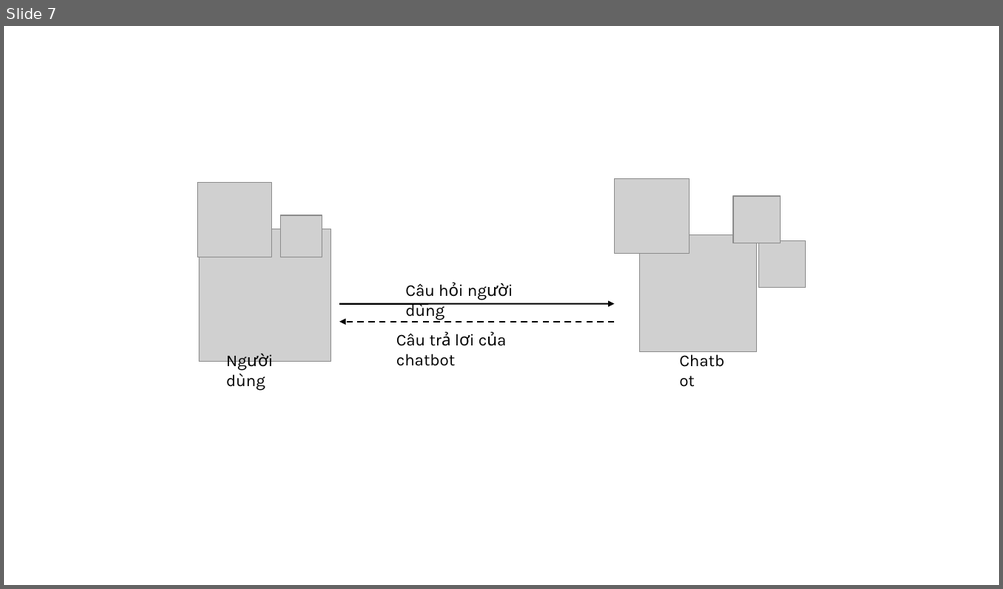
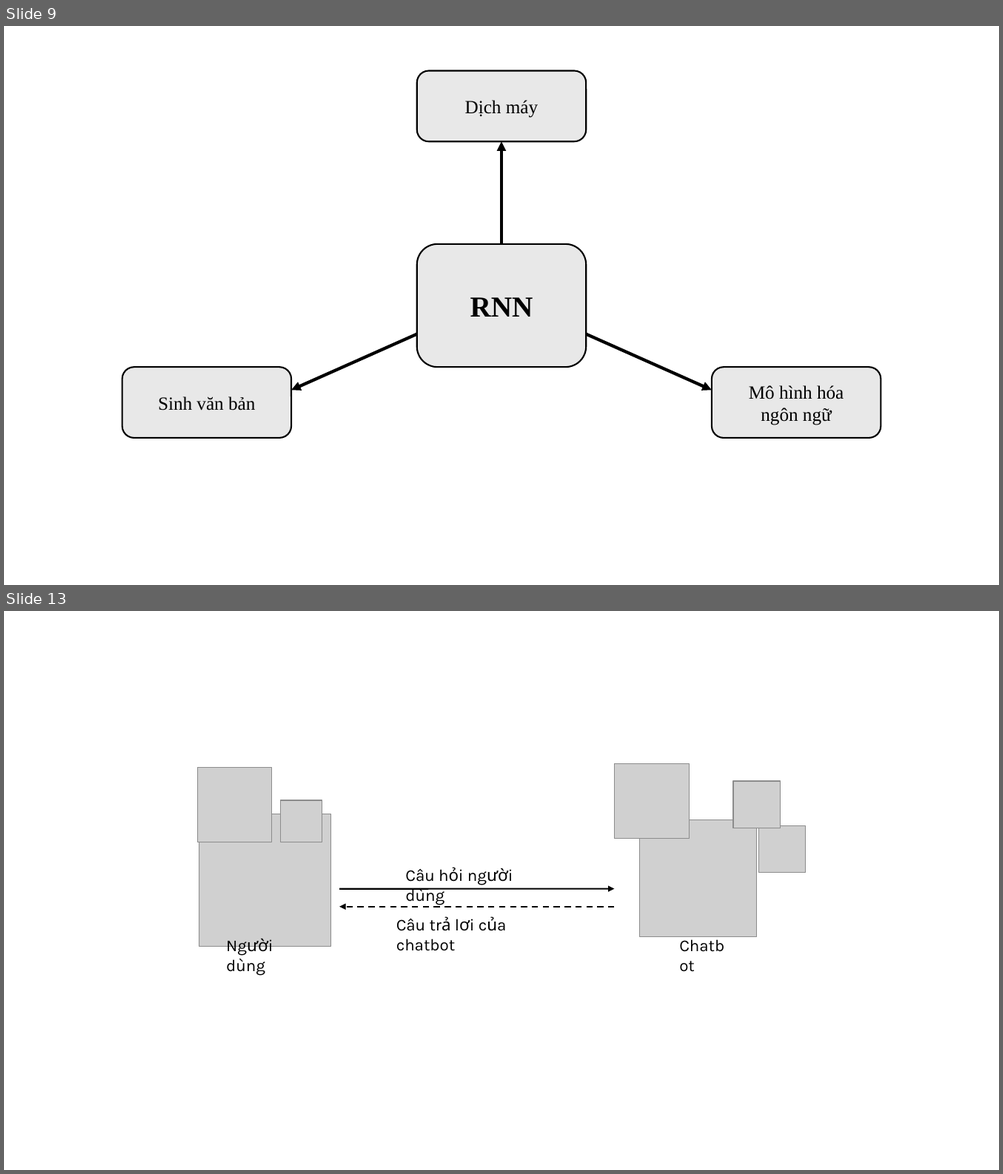
Before and after one commit to ngovanuc/Vietnamese_History_Chatbot, a slide deck: documents/hinh_ve_trong_cao_cao_do_an.pptx. Shown one above the other, each under a label of ours: slide 7 before the commit, slides 9 and 13 after it; the slides between them are not shown. The pictures are 1003x589 and 1003x1174 pixels, drawn with LibreOffice and Linux fonts; fonts in the diff are those of the drawing; grey boxes stand for pictures. Boxes give left, top, right and bottom in pixels: in the first picture for what was removed or moved away, otherwise in the second. Text is boxed around its words. In the diff, an @@ line names an element or a change of style, - is before the commit and + after.

```diff
--- a/documents/hinh_ve_trong_cao_cao_do_an.pptx
+++ b/documents/hinh_ve_trong_cao_cao_do_an.pptx
@@ slide 9 added at (4, 26, 999, 585), background #FFFFFF @@
@@ rounded rectangle added at (417, 70, 586, 141), fill #E8E8E8, outline #000000 1.5 pt, 18 pt, text #000000 @@
+Dịch máy
@@ arrow added from (502, 244) to (502, 141), #000000 3 pt @@
@@ rounded rectangle added at (417, 244, 586, 367), fill #E8E8E8, outline #000000 1.5 pt, 28 pt, text #000000, bold @@
+RNN
@@ arrow added from (417, 334) to (291, 390), #000000 3 pt @@
@@ arrow added from (586, 334) to (711, 390), #000000 3 pt @@
@@ rounded rectangle added at (122, 368, 291, 439), fill #E8E8E8, outline #000000 1.5 pt, 18 pt, text #000000 @@
+Sinh văn bản
@@ rounded rectangle added at (711, 368, 881, 439), fill #E8E8E8, outline #000000 1.5 pt, 18 pt, text #000000 @@
+Mô hình hóa
+ngôn ngữ
@@ what was slide 7 is now slide 13 @@
```
Also in this commit, not shown: 4 slides changed, 5 other slides added, 1 other file.
